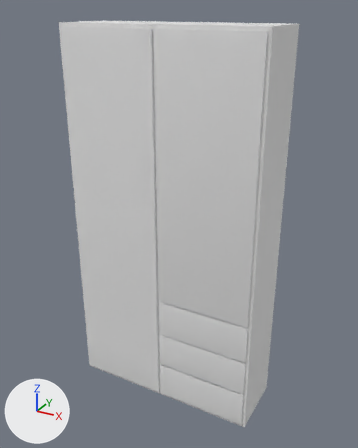
Before and after pictures for a commit that changed the FBX model VR Architecture Simulation/Assets/Meubulair/Cabinets/TallCabinet/Mesh/TallCabinet.fbx.
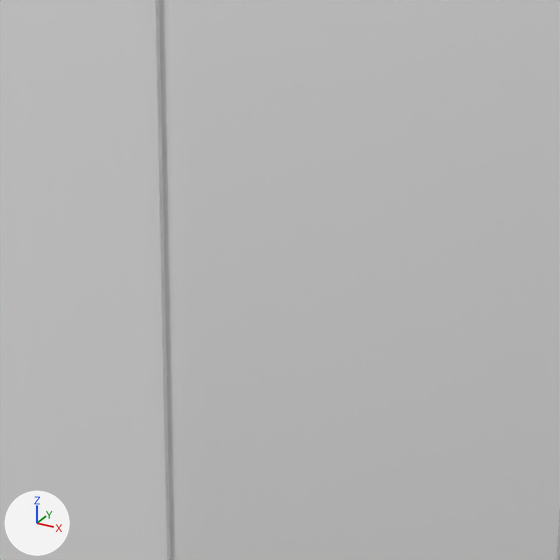
Each version is shown whole from a 50 mm lens placed at (1.357, -2.414, 2.38), pointed at (0.032, -0.005, 1.175), then close up on the part from 32% to 70% of the width and 32% to 62% of the height. Lighting does not change. The marker at lower left points along +X, +Y and +Z. Where no turn or scale is listed for an object, it has been applied to the vertices.

Script lines for the objects in view, before the commit:
```python
me_cube_003 = bpy.data.meshes.new('Cube.003')
me_cube_003.from_pydata(...)  # 800 vertices, 822 faces; spans x -0.6..0.6, y -0.21..0.2, z 0.0..2.3
me_cube_003.materials.append(mat_wood)  # white #e7e7e7
ob_tall_cabinet = bpy.data.objects.new('Tall Cabinet', me_cube_003)
ob_tall_cabinet.location = (0.0, 0.0, 0.0)
```
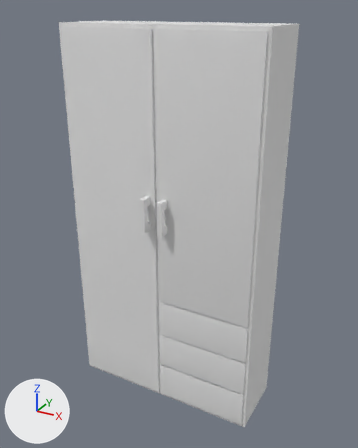
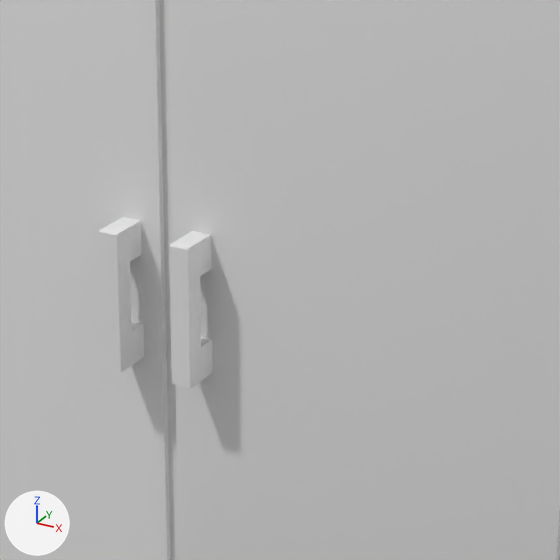
What differs and where, as boxes (x1, y1, x2, y2) in the close-ups (560 x 560 px):
part 1 of me_cube_003, added: after (169, 231, 213, 388)
part 2 of me_cube_003, added: after (99, 217, 144, 372)

The change, as a list of edits to the scene's bpy script:
```text
Change me_cube_003:
    used by ob_tall_cabinet; location = (0.0, 0.0, 0.0)
    remove me_cube_003.from_pydata(...)  # 800 vertices, 822 faces; spans x -0.6..0.6, y -0.21..0.2, z 0.0..2.3
    add me_cube_003.from_pydata(...)  # 960 vertices, 974 faces; spans x -0.6..0.6, y -0.27..0.2, z 0.0..2.3
    me_cube_003 part 1: a new loose piece of 80 vertices spanning x 0.04..0.07, y -0.27..-0.2, z 1.2..1.4, in mat_wood (white #e7e7e7)
    me_cube_003 part 2: a new loose piece of 80 vertices spanning x -0.07..-0.04, y -0.27..-0.2, z 1.2..1.4, in mat_wood (white #e7e7e7)
```
